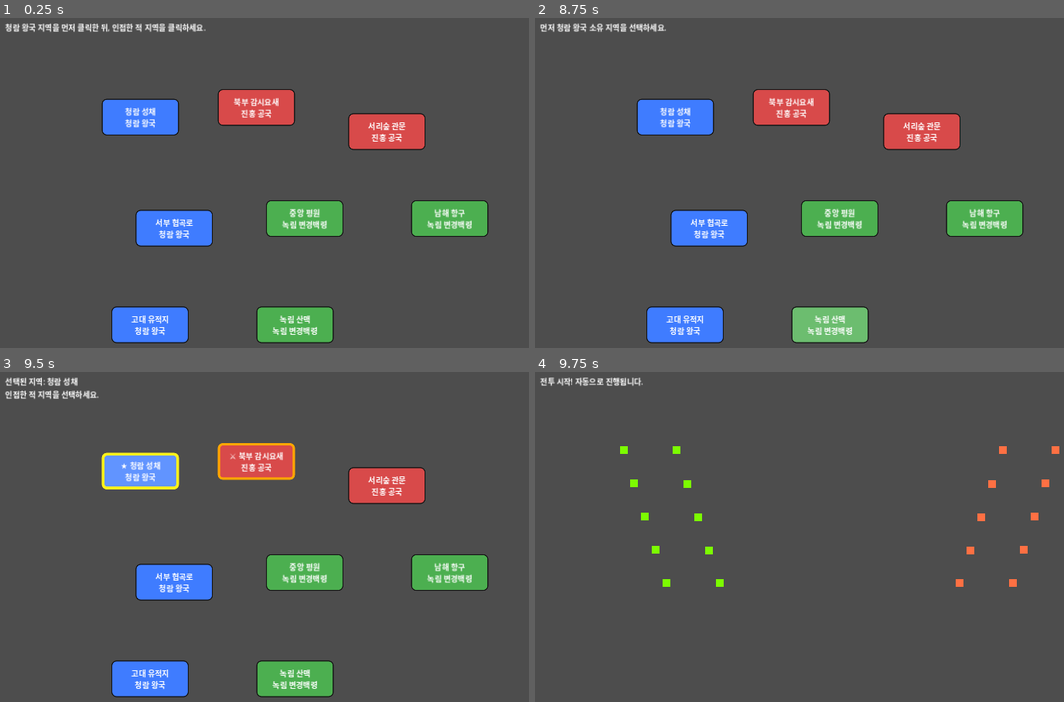
Above: before the commit, frames 1-4 (two rows, left to right).
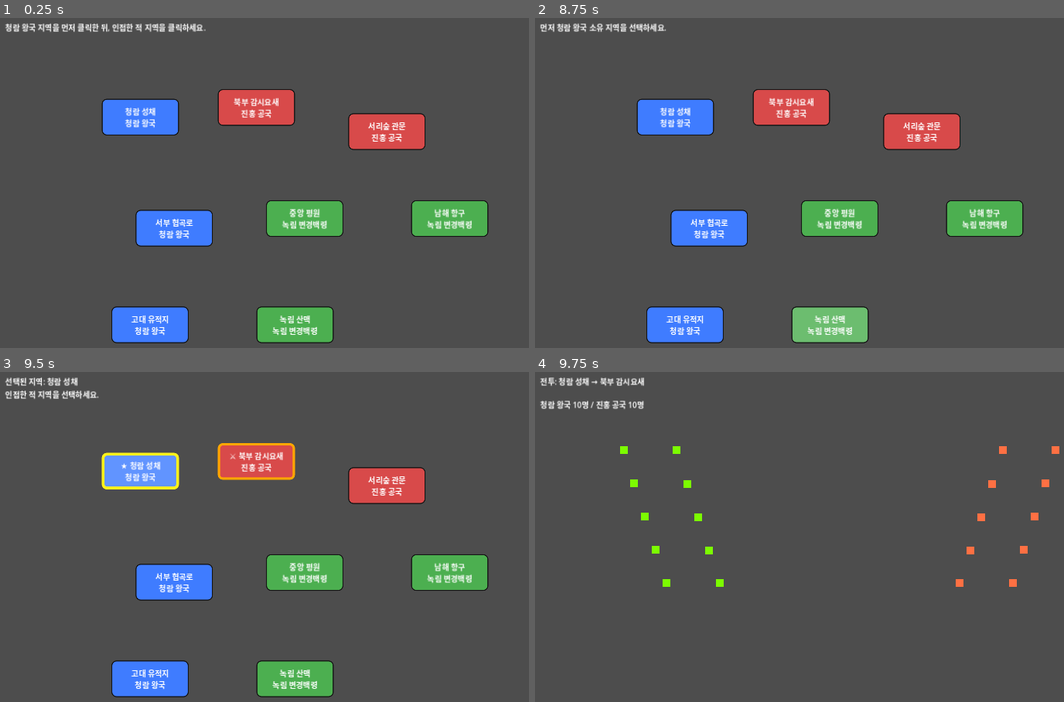
Above: after the commit, the same moments.

Repository: yogitobi31/season-of-warlords
Game: Godot game, scene res://scenes/WorldMap.tscn
Two runs of this game, one before a commit and one after it. Both use one fixed random seed, a clock stepped at 60 frames per second and the inputs below.
Inputs:
- Up to frame 1 (0.25 s): no input
- Up to frame 2 (8.75 s): click "청람 성채 청람 왕국" at 0.5 s; click "★ 청람 성채 청람 왕국" at 1.25 s; click "북부 감시요새 진홍 공국" at 2 s; click "서리숲 관문 진홍 공국" at 2.75 s; click "서부 협곡로 청람 왕국" at 3.5 s; click "★ 서부 협곡로 청람 왕국" at 4.25 s; click "중앙 평원 녹림 변경백령" at 5 s; click "남해 항구 녹림 변경백령" at 5.75 s; click "고대 유적지 청람 왕국" at 6.5 s; click "★ 고대 유적지 청람 왕국" at 7.25 s; click "녹림 산맥 녹림 변경백령" at 8 s
- Up to frame 3 (9.5 s): click "청람 성채 청람 왕국" at 8.75 s
- Up to frame 4 (9.75 s): click "⚔ 북부 감시요새 진홍 공국" at 9.5 s

Frames 1-3 are identical in both runs. In frame 4, 0.6% of the frame differs, in the area x 1-21%, y 1-12%.

Commit message:
Show battle title counts and detailed result

Diff:
--- a/scripts/Battle.gd
+++ b/scripts/Battle.gd
@@ -7,18 +7,26 @@
 var player_units: Array[Unit] = []
 var enemy_units: Array[Unit] = []
 var result_label: Label
+var count_label: Label
 var _battle_finished := false
 
 func _ready() -> void:
 	create_ui()
 	spawn_teams()
+	update_battle_ui()
 
 func create_ui() -> void:
 	result_label = Label.new()
 	result_label.position = Vector2(20, 20)
-	result_label.size = Vector2(1240, 80)
-	result_label.text = "전투 시작! 자동으로 진행됩니다."
+	result_label.size = Vector2(1240, 48)
+	result_label.text = GameState.get_battle_title()
 	add_child(result_label)
+
+	count_label = Label.new()
+	count_label.position = Vector2(20, 68)
+	count_label.size = Vector2(1240, 40)
+	count_label.text = "병력 집계 중..."
+	add_child(count_label)
 
 func spawn_teams() -> void:
 	for i in UNITS_PER_TEAM:
@@ -41,14 +49,28 @@
 	# 유효하지 않은 유닛 정리
 	player_units = _filter_alive(player_units)
 	enemy_units = _filter_alive(enemy_units)
+	update_battle_ui()
 
 	for unit in player_units:
 		unit.tick_ai(delta, enemy_units)
 	for unit in enemy_units:
 		unit.tick_ai(delta, player_units)
 
+	player_units = _filter_alive(player_units)
+	enemy_units = _filter_alive(enemy_units)
+	update_battle_ui()
+
 	if player_units.is_empty() or enemy_units.is_empty():
 		finish_battle(not player_units.is_empty())
+
+func update_battle_ui() -> void:
+	var player_count := player_units.size()
+	var enemy_count := enemy_units.size()
+	var player_name := GameState.get_faction_name(GameState.PLAYER_FACTION)
+	var enemy_name := "적군"
+	if GameState.defense_region_id != "":
+		enemy_name = GameState.get_faction_name(GameState.get_region_owner(GameState.defense_region_id))
+	count_label.text = "%s %d명 / %s %d명" % [player_name, player_count, enemy_name, enemy_count]
 
 func _filter_alive(units: Array[Unit]) -> Array[Unit]:
 	var result: Array[Unit] = []
@@ -58,13 +80,14 @@
 	return result
 
 func finish_battle(player_won: bool) -> void:
+	if _battle_finished:
+		return
 	_battle_finished = true
+
 	GameState.apply_battle_result(player_won)
-	if player_won:
-		result_label.text = "승리! 점령 후 월드맵으로 복귀합니다."
-	else:
-		result_label.text = "패배... 월드맵으로 복귀합니다."
+	result_label.text = GameState.last_battle_message
+	count_label.text = "전투 종료 - 월드맵으로 복귀합니다."
 
 	# 잠깐 결과를 보여준 뒤 월드맵으로 되돌아갑니다.
-	await get_tree().create_timer(1.2).timeout
+	await get_tree().create_timer(1.8).timeout
 	get_tree().change_scene_to_file("res://scenes/WorldMap.tscn")
